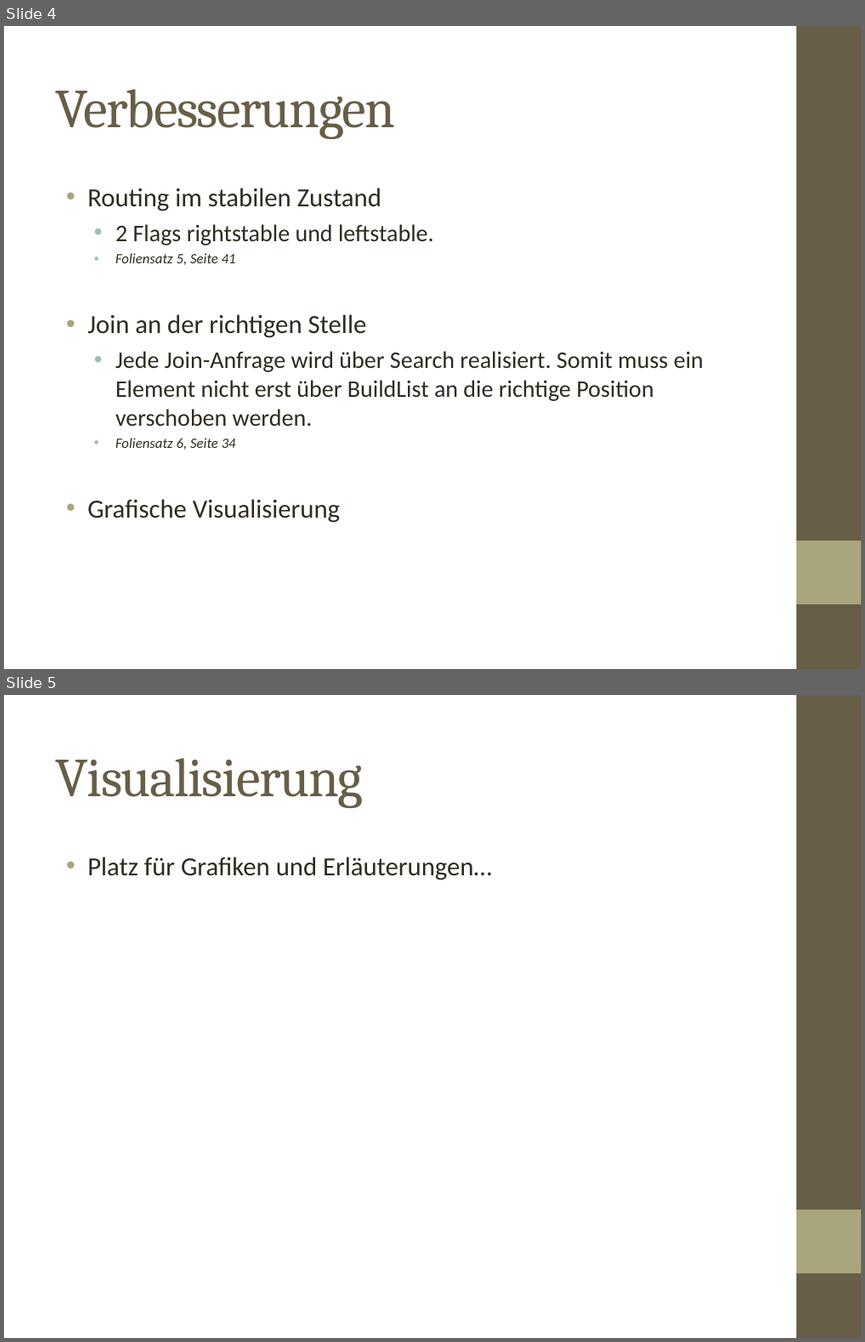
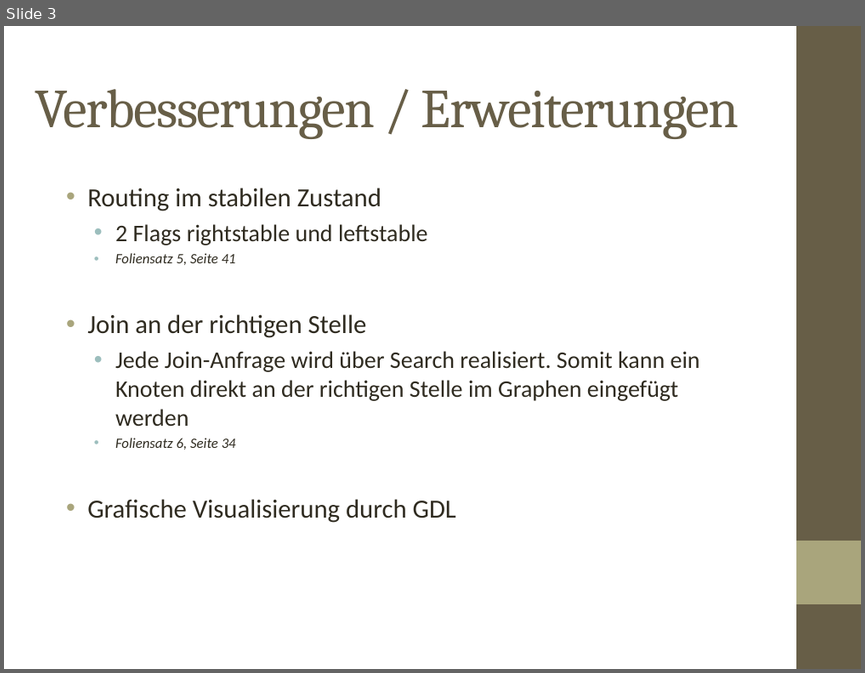
Before and after one commit to kiudee/VAHD-Projekt, a slide deck: Verteilte Hashtabelle.odp. Shown one above the other, each under a label of ours: slides 4 and 5 before the commit, slide 3 after it. The pictures are 865x1342 and 865x673 pixels, drawn with LibreOffice and Linux fonts; fonts in the diff are those of the drawing. Boxes give left, top, right and bottom in pixels: in the first picture for what was removed or moved away, otherwise in the second. Text is boxed around its words. In the diff, an @@ line names an element or a change of style, - is before the commit and + after.

```diff
--- a/Verteilte Hashtabelle.odp
+++ b/Verteilte Hashtabelle.odp
@@ slide 5 removed at (4, 695, 861, 1338), background #FFFFFF; not listed: 2 template elements that a slide beside it also shows @@
@@ title removed at (55, 758, 363, 808) @@
-Visualisierung
@@ text removed at (87, 857, 492, 880) @@
-• Platz für Grafiken und Erläuterungen…
@@ what was slide 4 is now slide 3 @@
@@ slide 3 changed as well @@
@@ title at (35, 89, 739, 139): text changed @@
-Verbesserungen
+Verbesserungen / Erweiterungen
@@ text at (115, 224, 428, 245): text changed @@
-  • 2 Flags rightstable und leftstable.
+  • 2 Flags rightstable und leftstable
@@ text at (115, 351, 700, 426): text changed @@
-  • Jede Join-Anfrage wird über Search realisiert. Somit muss ein Element nicht erst über BuildList an die richtige Position verschoben werden.
+  • Jede Join-Anfrage wird über Search realisiert. Somit kann ein Knoten direkt an der richtigen Stelle im Graphen eingefügt werden
@@ text at (87, 499, 456, 522): text changed @@
-• Grafische Visualisierung
+• Grafische Visualisierung durch GDL
```
Also in this commit, not shown: 2 other slides changed, 5 slides added, 2 other slides removed, 1 other file.
